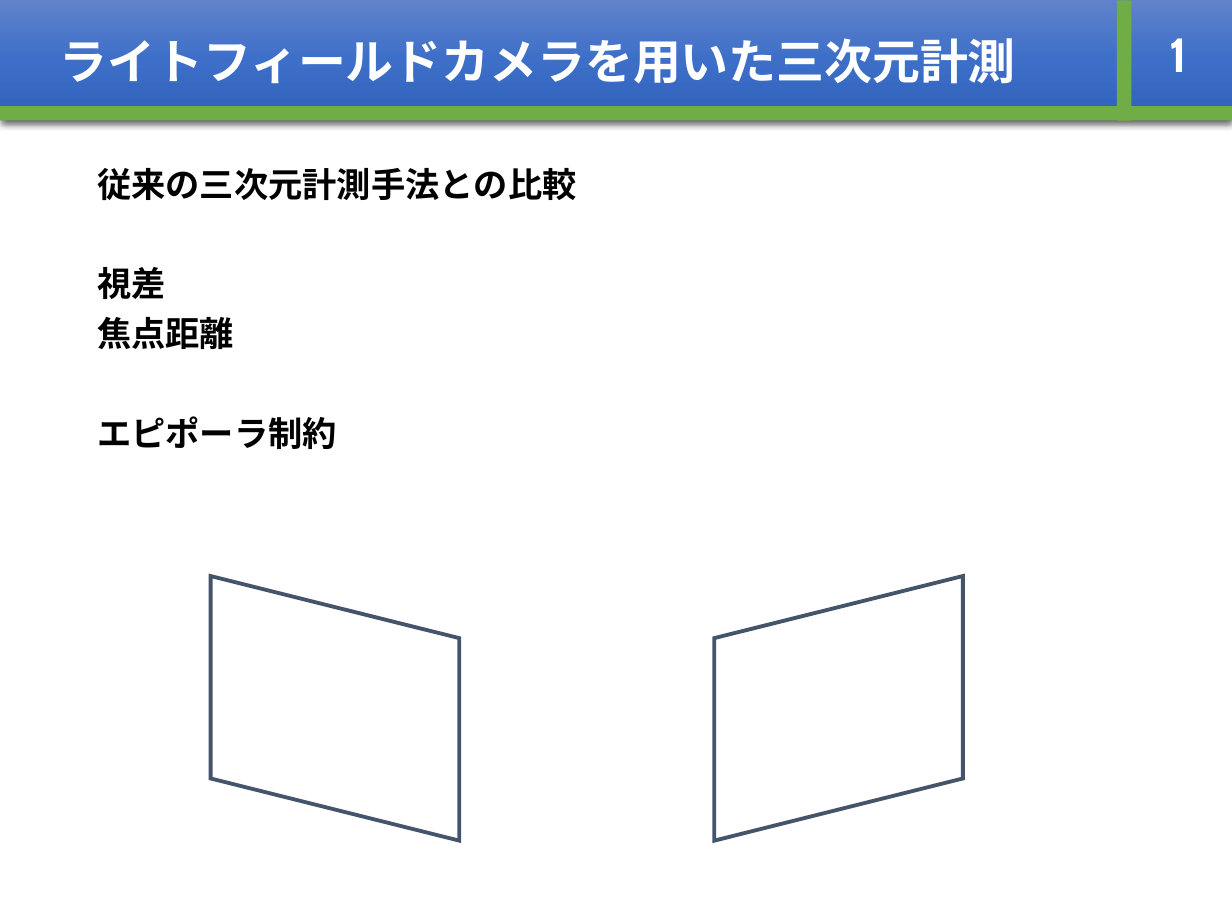
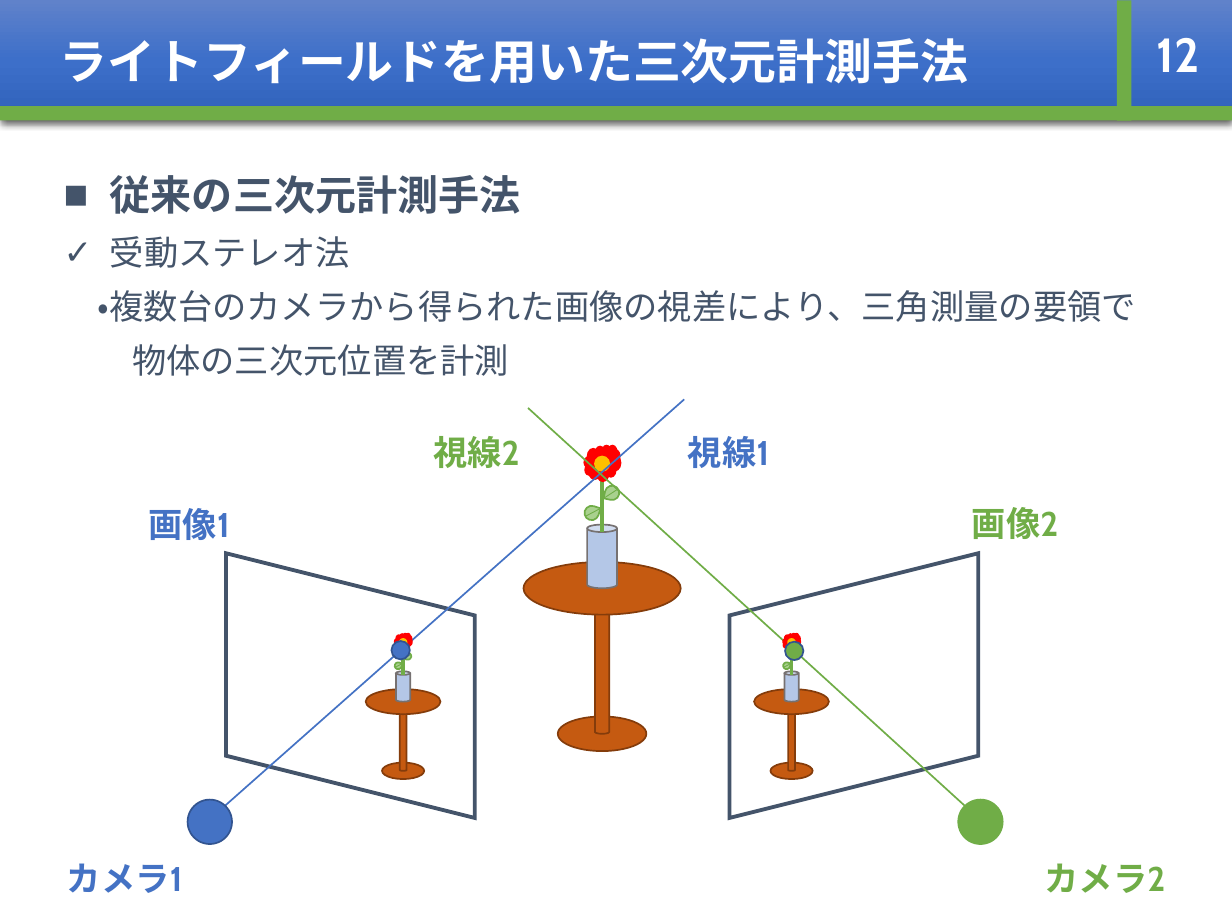
Before and after one commit to whcitizen/citizen_thesis, a slide deck: slide 16 of 03_mid_presentation/mid-presentation_20180219.pptx (slide 10 before the commit). Drawn at 1232x924 pixels with LibreOffice and Linux fonts; fonts in the diff are those of the drawing. Boxes give left, top, right and bottom in pixels: in the first picture for what was removed or moved away, otherwise in the second. Text is boxed around its words. In the diff, an @@ line names an element or a change of style, - is before the commit and + after.

```diff
--- a/03_mid_presentation/mid-presentation_20180219.pptx
+++ b/03_mid_presentation/mid-presentation_20180219.pptx
@@ text in rectangle at (x1=60, y1=38, x2=968, y2=84): text changed @@
-ライトフィールドカメラを用いた三次元計測
+ライトフィールドを用いた三次元計測手法
@@ text at (x1=1157, y1=38, x2=1200, y2=72): text changed @@
-1
+12
@@ text removed at (x1=97, y1=168, x2=577, y2=449) @@
-従来の三次元計測手法との比較
-視差
-焦点距離
-エピポーラ制約
@@ text added at (x1=98, y1=175, x2=1136, y2=376), 20 pt, text #44546A @@
+■ 従来の三次元計測手法
+✓ 受動ステレオ法
+・複数台のカメラから得られた画像の視差により、三角測量の要領で
+物体の三次元位置を計測
@@ line added from (684, 399) to (211, 818), #4472C4 1 pt @@
@@ line added from (529, 408) to (978, 818), #70AD47 1 pt @@
@@ text added at (x1=433, y1=436, x2=520, y2=468), 20 pt, text #70AD47, bold @@
+視線2
@@ text added at (x1=688, y1=436, x2=769, y2=468), 20 pt, text #4472C4, bold @@
+視線1
@@ group added at (x1=524, y1=446, x2=681, y2=752): 3 ellipses, 3 lines, 2 cylinders, 2 teardrops, 1 cloud @@
@@ text added at (x1=148, y1=508, x2=229, y2=540), 20 pt, text #4472C4, bold @@
+画像1
@@ text added at (x1=972, y1=507, x2=1059, y2=539), 20 pt, text #70AD47, bold @@
+画像2
@@ parallelogram moved from (x1=211, y1=576, x2=460, y2=841) to (x1=226, y1=554, x2=475, y2=819) @@
@@ parallelogram moved from (x1=714, y1=576, x2=963, y2=841) to (x1=730, y1=554, x2=979, y2=819) @@
@@ ellipse added at (x1=392, y1=641, x2=410, y2=659), fill #4472C4, outline #325491 1 pt @@
@@ group added at (x1=366, y1=633, x2=441, y2=779): 3 ellipses, 3 lines, 2 cylinders, 2 teardrops, 1 cloud @@
@@ ellipse added at (x1=785, y1=642, x2=803, y2=660), fill #70AD47, outline #325491 1 pt @@
@@ group added at (x1=754, y1=633, x2=829, y2=779): 3 ellipses, 3 lines, 2 cylinders, 2 teardrops, 1 cloud @@
@@ ellipse added at (x1=187, y1=800, x2=232, y2=844), fill #4472C4, outline #325491 1 pt @@
@@ ellipse added at (x1=958, y1=800, x2=1003, y2=844), fill #70AD47, outline #70AD47 1 pt @@
@@ text added at (x1=67, y1=863, x2=183, y2=893), 20 pt, text #4472C4, bold @@
+カメラ1
@@ text added at (x1=1045, y1=863, x2=1166, y2=893), 20 pt, text #70AD47, bold @@
+カメラ2
```
Also in this commit, not shown: 11 other slides changed, 8 slides added, 3 slides removed.
